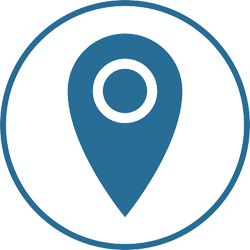
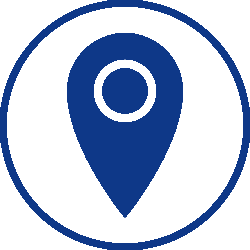
The second 250px x 250px image is a revision of the first. Changes to its layers:
painted on "Layer 1" over (x1=0, y1=0, x2=250, y2=250)
